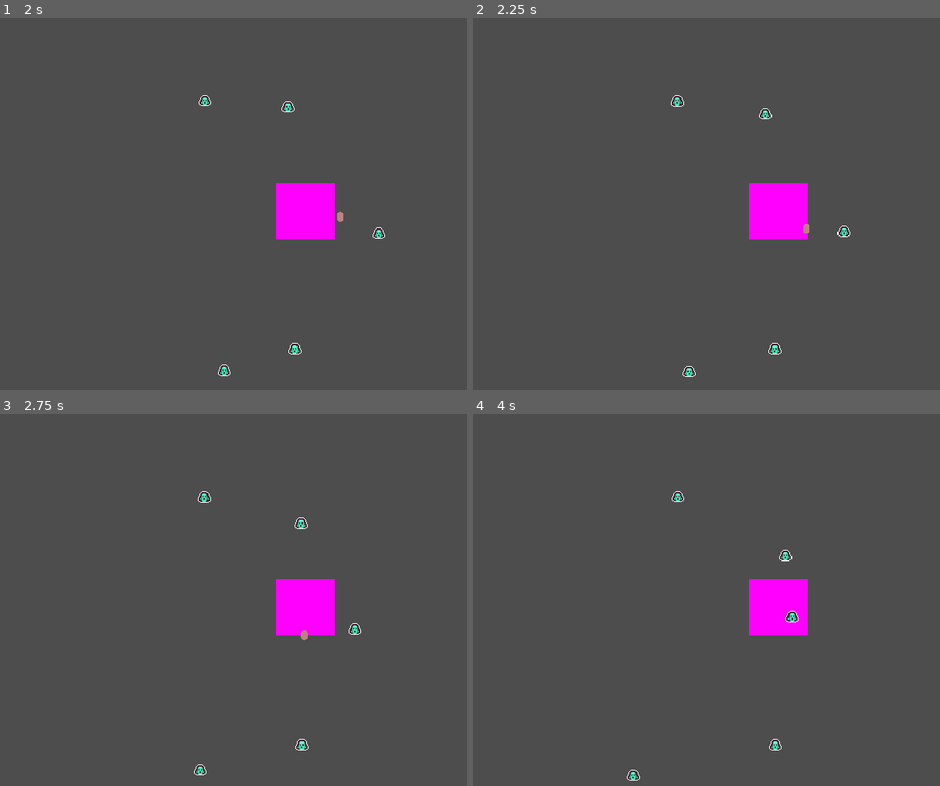
Above: before the commit, frames 1-4 (two rows, left to right).
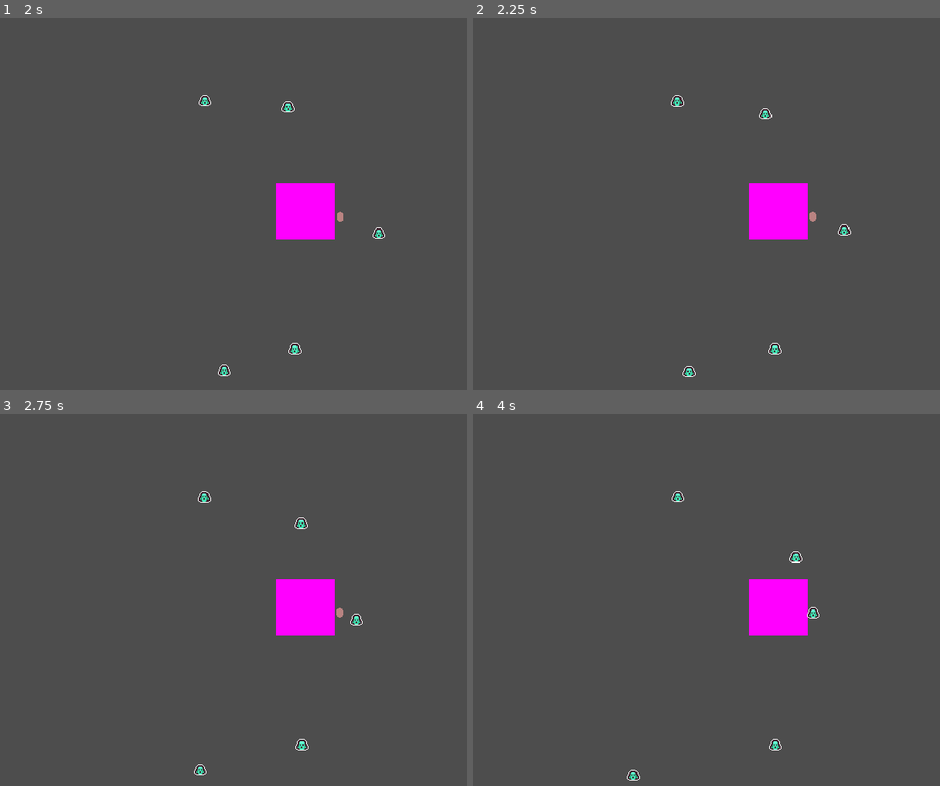
Above: after the commit, the same moments.

Repository: RiddimCrunch/TinyCreature-LudumDare56-
Game: Godot game, scene res://Scenes/World.tscn
Same seed, same stepped clock (60 frames per second), same inputs: the game is played once before the commit and once after it.
Inputs (mouse positions are in pixels of both pictures, inside the frame that each line leads up to):
- Up to frame 1 (2 s): move the mouse to (443, 189) at 0.52 s; hold Right (ui_right) 0.53-1.25 s; click (443, 189) at 0.67 s; tap Space (Jump) at 0.77 s; drag from (186, 226) to (364, 222) at 1.27 s
- Up to frame 2 (2.25 s): move the mouse to (841, 125) at 2.02 s; hold Right (ui_right) from 2.03 s (still down)
- Up to frame 3 (2.75 s): keep holding Right (ui_right)
- Up to frame 4 (4 s): release Right (ui_right) at 2.75 s; drag from (753, 678) to (673, 771) at 2.77 s; move the mouse to (outside the picture) at 3.52 s; hold Left (ui_left) from 3.53 s (still down); tap Space (Jump) at 3.77 s

Frame 1 is identical in both runs. In frame 2, 0.1% of the frame differs, in the area x 70-81%, y 52-59%; in frame 3, 0.2%; in frame 4, 0.3%, in the area x 65-75%, y 36-57%.

Commit message:
il bouge

Diff:
--- a/ludumdare/Scenes/Ally.tscn
+++ b/ludumdare/Scenes/Ally.tscn
@@ -35,6 +35,7 @@
 [node name="CollisionShape2D" type="CollisionShape2D" parent="Area2D2"]
 shape = SubResource("CircleShape2D_6p1vb")
 
+[connection signal="body_entered" from="RigidBody2D" to="." method="_on_rigid_body_2d_body_entered"]
 [connection signal="area_entered" from="Area2D" to="." method="_on_area_2d_area_entered"]
 [connection signal="timeout" from="Timer" to="." method="_on_timer_timeout"]
 [connection signal="area_entered" from="Area2D2" to="." method="_on_area_2d_area_entered"]
--- a/ludumdare/Scenes/Enemy.tscn
+++ b/ludumdare/Scenes/Enemy.tscn
@@ -28,4 +28,5 @@
 [node name="CollisionShape2D" type="CollisionShape2D" parent="Area2D"]
 shape = SubResource("CircleShape2D_6ohik")
 
+[connection signal="body_entered" from="RigidBody2D" to="." method="_on_rigid_body_2d_body_entered"]
 [connection signal="area_entered" from="Area2D" to="." method="_on_area_2d_area_entered"]
--- a/ludumdare/Scripts/ally.gd
+++ b/ludumdare/Scripts/ally.gd
@@ -26,7 +26,7 @@
 		AllyState.in_combat:
 			attack(delta)
 		AllyState.moving_and_looking:
-			pass
+			move_torward_target(delta)
 		AllyState.moving:
 			move_torward_target(delta)
 		AllyState.waiting:
@@ -36,7 +36,6 @@
 func cmd_set_target(cmd_target: Vector2, move_state: AllyState):
 	target = cmd_target
 	state = move_state
-
 
 func waiting(delta: float):
 	pass
@@ -68,19 +67,17 @@
 		generate_target_position()
 	target_set = true
 
-func move_and_look():
-	pass
-
 func move_torward_target(delta: float):
 	var distance = target - position
 	var direction = distance.normalized()
-	position += (direction * delta * moveSpeed)
+	position += direction * moveSpeed * delta
 	var norm = distance.length()
-	if (norm < 0.5 and state == AllyState.wandering):
+	if (norm < 0.5):
 		target_set = false
 		state = AllyState.waiting
 		if (wait_timer.is_stopped()):
 			wait_timer.start(2)
+
 
 
 func _on_area_2d_area_entered(area: Area2D) -> void:
@@ -96,3 +93,10 @@
 	if (state == AllyState.waiting):
 		state = AllyState.wandering
 	wait_timer.stop()
+
+
+func _on_rigid_body_2d_body_entered(body: Node) -> void:
+	if (!body.get_parent().is_in_group("Mechant")):
+		return
+	var enemy = body.get_parent()
+	print("Hit enemy")
--- a/ludumdare/Scripts/creature_commander_manager.gd
+++ b/ludumdare/Scripts/creature_commander_manager.gd
@@ -53,7 +53,7 @@
 	var obj_i = 0
 	while obj_i < selected_obj.size():
 		if c > every_p:
-			selected_obj[obj_i].cmd_set_target(points[p_i].clamp(Vector2.ZERO, screen_size), Ally.AllyState.moving)
+			selected_obj[obj_i].cmd_set_target(points[p_i].clamp(Vector2.ZERO, screen_size), Ally.AllyState.moving_and_looking)
 			c = 0
 			obj_i += 1
 
--- a/ludumdare/Scripts/enemy.gd
+++ b/ludumdare/Scripts/enemy.gd
@@ -30,6 +30,7 @@
 	position += direction * moveSpeed * delta
 
 func rotate_around_center(delta: float) -> void:
+	return
 	angle += rotationSpeed * delta
 	position.x = targetPosition.x + cos(angle) * radius
 	position.y = targetPosition.y + sin(angle) * radius
@@ -51,3 +52,7 @@
 
 func _on_area_2d_area_entered(area: Area2D) -> void:
 	pass # Replace with function body.
+
+
+func _on_rigid_body_2d_body_entered(body: Node) -> void:
+	pass # Replace with function body.
